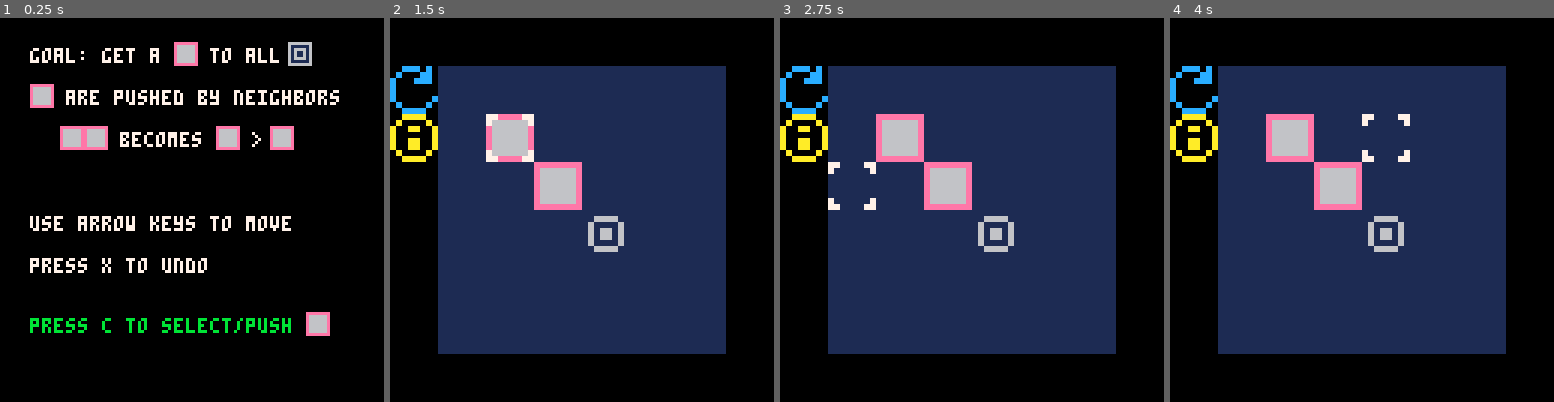
Above: before the commit, frames 1-4 (left to right).
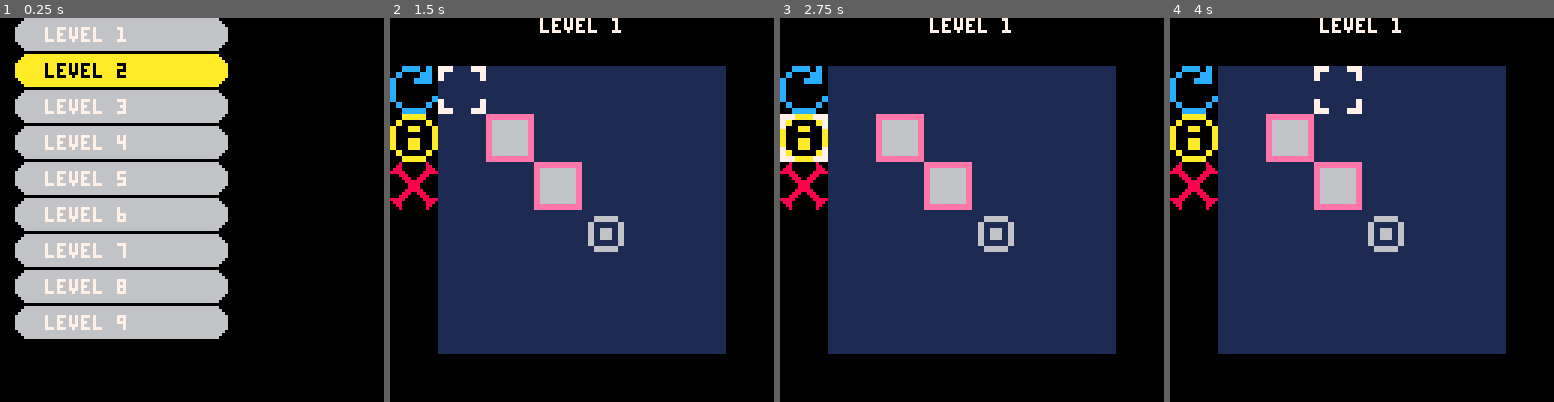
Above: after the commit, the same moments.

Repository: apineapple/tactic-toe
Game: PICO-8 cartridge puzzle.p8
Two runs of this game, one before a commit and one after it. Both use one fixed random seed, a clock stepped at 60 frames per second and the inputs below.
Inputs:
- Up to frame 1 (0.25 s): no input
- Up to frame 2 (1.5 s): tap O (Z key) at 0.33, 0.7, 1.43 s; tap X (X key) at 1.07 s
- Up to frame 3 (2.75 s): hold Left 1.97-2.37 s; tap X (X key) at 2.07, 2.4, 2.73 s; tap O (Z key) at 2.22 s; hold Down from 2.42 s (still down)
- Up to frame 4 (4 s): release Down at 2.82 s; hold Right 2.87-3.53 s; tap X (X key) at 3.07, 3.4, 3.73 s; tap O (Z key) at 3.1, 3.98 s; hold Up from 3.58 s (still down)

The runs differ from the first frame. In frame 1, 44% of the frame differs, in the area x 3-89%, y 0-84%; in frame 2, 1.5%; in frame 3, 1.5%; in frame 4, 1.5%.

Commit message:
Add files via upload

Diff:
--- a/puzzle.p8
+++ b/puzzle.p8
@@ -28,7 +28,7 @@
 	{{2,5},{3,4},{4,4},{5,5}},
 	{{3,3},{3,4},{4,4},{4,5}},
 	{{2,2},{2,3},{2,4},{3,3},{4,3,1}},
-	{{6,4},{7,4},{6,3},{4,3},{2,2}},
+	{{6,4},{7,4,1},{6,3},{4,3},{2,2}},
 	{{3,3},{3,4},{3,5},{4,3}},
 	{{1,2},{2,2},{1,3},{2,3},{3,3},{5,3},{4,4},{5,4,1},{5,5,1}},
 	{{1,1},{5,1},{1,2},{2,2},{4,2},{5,2}},
@@ -74,12 +74,13 @@
 	}
 
 cf=1 -- cursor flashing
-tutorial=0 -- info screen flag
+mode="select" -- info screen flag
 sx=0 sy=0 -- stored x/y for lock
 lock = 0 -- locked on block flag
 gf = 2 -- goal flashing
 x=16 y=16 -- position (in tiles)
 t=0 -- timer
+myl=1 --levels cleared
 ml=#b+1 -- max level+1
 re={} -- restart
 un={} -- undo
@@ -91,42 +92,66 @@
 end
 
 function _draw()
-	if (tutorial==0) then
+	if (mode=="select") then
+		cls()
+		for i=0, min(8,ml-l+2) do
+			c={6,7}
+			if(l%8==i) c={10,0}
+			circfill(10,i*12+5,5,c[1])
+			circfill(70,i*12+5,5,c[1])
+			rectfill(10,i*12,70,i*12+10,c[1])
+			color(c[2])
+			print("level "..l+i,15,i*12+3)
+		end
+
+	elseif (mode=="tutorial") then
 		tutorial_design()
 	elseif(l==ml) then
-		poke(0x5f2c,0)
 		cls()
 		print("yow win!", 0, 10)
 	else
 		cls()
 		map()
-		poke(0x5f2c,3)
+		color(7)
+		print("level "..l, 50, 0)
 
 		-- goal sprite
 		for i=1, #g[l] do
-			spr(gf,g[l][i][1]*8,g[l][i][2]*8)
+			spr(gf,g[l][i][1]*16,g[l][i][2]*16)
+			spr(gf,g[l][i][1]*16+8,g[l][i][2]*16,1,1,true,false)
+			spr(gf,g[l][i][1]*16,g[l][i][2]*16+8,1,1,false,true)
+			spr(gf,g[l][i][1]*16+8,g[l][i][2]*16+8,1,1,true,true)
 		end
 
 		-- block sprite
 		for i=1, #b[l] do
 			bbl=5
-			if(sx/8==b[l][i][1] and sy/8==b[l][i][2]) then
+			if(sx/16==b[l][i][1] and sy/16==b[l][i][2]) then
 				bbl=12 -- lock
 			elseif(#b[l][i]==3 and b[l][i][3]==1) then
 				bbl=13 -- stone
 			end
-			spr(bbl,b[l][i][1]*8,b[l][i][2]*8)
+			spr(bbl,b[l][i][1]*16,b[l][i][2]*16)
+			spr(bbl,b[l][i][1]*16+8,b[l][i][2]*16,1,1,true,false)
+			spr(bbl,b[l][i][1]*16,b[l][i][2]*16+8,1,1,false,true)
+			spr(bbl,b[l][i][1]*16+8,b[l][i][2]*16+8,1,1,true,true)
 		end
 
 		-- yellow dots
 		if (lock==1) then
 			for i = 1,#a do
 				if(a[i][1]!=0 and a[i][1]!=0) then
-					spr(11,a[i][1]*8,a[i][2]*8)
+					spr(11,a[i][1]*16,a[i][2]*16)
+					spr(11,a[i][1]*16+8,a[i][2]*16,1,1,true,false)
+					spr(11,a[i][1]*16,a[i][2]*16+8,1,1,false,true)
+					spr(11,a[i][1]*16+8,a[i][2]*16+8,1,1,true,true)
 				end
 			end
 		end
-		cursor = spr(cf,x,y)
+		spr(cf,x,y)
+		spr(cf,x+8,y,1,1,true,false)
+		spr(cf,x,y+8,1,1,false,true)
+		spr(cf,x+8,y+8,1,1,true,true)
 	end
 end
 
@@ -150,6 +175,8 @@
 		if (l==ml) then
 			return
 		end
+			x=g[l][1][1]*16
+			y=g[l][1][2]*16
 			re={}
 			un={}
 			for i=1,#b[l] do
@@ -167,11 +194,14 @@
 	end
 
 	--movement not locked
-	if (lock == 0) then
-		if (btnp(⬅️) and (x/8>1 or (x/8==1 and y/8<3))) x-=8
-		if (btnp(➡️) and x/8!=6) x+=8
-		if (btnp(⬆️) and y/8!=1) y-=8
-		if (btnp(⬇️) and ((y/8<6 and x/8>0) or y/8<2)) y+=8
+	if(mode=="select") then
+		if (btnp(⬆️) and l-1!=0) l-=1
+		if (btnp(⬇️) and l+1!=ml) l+=1
+	elseif (lock == 0) then
+		if (btnp(⬅️) and (x/16>1 or (x/16==1 and y/16<4))) x-=16
+		if (btnp(➡️) and x/16!=6) x+=16
+		if (btnp(⬆️) and y/16!=1) y-=16
+		if (btnp(⬇️) and ((y/16<6 and x/16>0) or y/16<3)) y+=16
 
 		if (btnp(⬅️) or btnp(➡️) or btnp(⬆️) or btnp(⬇️)) then
 			if (gf==2) then gf = 3
@@ -183,12 +213,12 @@
 	else
 		gf=2
   		rx=x ry=y
-		if (btnp(⬆️)) ry=y-8
-		if (btnp(⬅️)) rx=x-8
-		if (btnp(➡️)) rx=x+8
-		if (btnp(⬇️) ) ry=y+8
-
-		if((sx/8!=1 and rx==sx-8)or(rx==sx)or(sx/8!=6 and rx==sx+8))and((sy/8!=1 and ry==sy-8)or(ry==sy)or(sy/8!=6 and ry==sy+8)) then
+		if (btnp(⬆️)) ry=y-16
+		if (btnp(⬅️)) rx=x-16
+		if (btnp(➡️)) rx=x+16
+		if (btnp(⬇️) ) ry=y+16
+
+		if((sx/16!=1 and rx==sx-16)or(rx==sx)or(sx/16!=6 and rx==sx+16))and((sy/16!=1 and ry==sy-16)or(ry==sy)or(sy/16!=6 and ry==sy+16)) then
 			x=rx y=ry
 		end
 
@@ -205,20 +235,261 @@
 
 	--undo
 	if (btnp(5)) then
-			if(#un>0) then
-					b[l][un[#un][3]][1]=un[#un][1]
-					b[l][un[#un][3]][2]=un[#un][2]
-					deli(un,#un)
-					cf=1
-					lock=0
-					sx=-1 sy=-1
-			end
+			press_x()
 	end
 
 	--select
 	if (btnp(4)) then
-		if(tutorial==0)then
-			tutorial=1
+		press_c()
+end
+
+
+--reg block behavior
+function arrows()
+
+	two=0
+	-- top left
+	if x/16!=1 and y/16!=1 then
+		for i = 1,#b[l] do
+			tx=b[l][i][1]*16
+			ty=b[l][i][2]*16
+
+			if x-16==tx and y-16==ty then
+				two = 0
+				break
+			elseif x+16==tx and y+16==ty then
+				two=2
+			elseif x+16==tx and y==ty then
+				two+=1
+			elseif x==tx and y+16==ty then
+				two+=1
+			end
+		end
+		if (two>=2) then
+			a[1][1]=(x-16)/16
+			a[1][2]=(y-16)/16
+		end
+	end
+
+	two=0
+	-- top middle
+	if y/16!=1 then
+		for i = 1,#b[l] do
+			tx=b[l][i][1]*16
+			ty=b[l][i][2]*16
+
+			if x==tx and y-16==ty then
+				two=0
+				break
+			elseif x==tx and y+16==ty then
+				two=2
+			elseif x-16==tx and y+16==ty then
+				two+=1
+			elseif x+16==tx and y+16==ty then
+				two+=1
+			end
+		end
+		if (two>=2) then
+			a[2][1]=x/16
+			a[2][2]=(y-16)/16
+		end
+	end
+
+	two=0
+	-- top right
+	if x/16!=6 and y/16!=1 then
+		for i = 1,#b[l] do
+			tx=b[l][i][1]*16
+			ty=b[l][i][2]*16
+
+			if x+16==tx and y-16==ty then
+				two = 0
+				break
+			elseif x-16==tx and y+16==ty then
+				two=2
+			elseif x-16==tx and y==ty then
+				two+=1
+			elseif x==tx and y+16==ty then
+				two+=1
+			end
+		end
+		if (two>=2) then
+			a[3][1]=(x+16)/16
+			a[3][2]=(y-16)/16
+		end
+	end
+
+	two=0
+	-- middle left
+	if  x/16!=1 then
+		for i = 1,#b[l] do
+			tx=b[l][i][1]*16
+			ty=b[l][i][2]*16
+
+			if x-16==tx and y==ty then
+				two = 0
+				break
+			elseif x+16==tx and y==ty then
+				two=2
+			elseif x+16==tx and y-16==ty then
+				two+=1
+			elseif x+16==tx and y+16==ty then
+				two+=1
+			end
+		end
+		if (two>=2) then
+			a[4][1]=(x-16)/16
+			a[4][2]=y/16
+		end
+	end
+
+	two=0
+	-- middle right
+	if  x/16!=6 then
+		for i = 1,#b[l] do
+			tx=b[l][i][1]*16
+			ty=b[l][i][2]*16
+
+			if x+16==tx and y==ty then
+				two = 0
+				break
+			elseif x-16==tx and y==ty then
+				two=2
+			elseif x-16==tx and y-16==ty then
+				two+=1
+			elseif x-16==tx and y+16==ty then
+				two+=1
+			end
+		end
+		if (two>=2) then
+			a[5][1]=(x+16)/16
+			a[5][2]=y/16
+		end
+	end
+
+	two=0
+	-- bottom left
+	if  x/16!=1 and y/16!=6 then
+		for i = 1,#b[l] do
+			tx=b[l][i][1]*16
+			ty=b[l][i][2]*16
+
+			if x-16==tx and y+16==ty then
+				two = 0
+				break
+			elseif x+16==tx and y-16==ty then
+				two=2
+			elseif x==tx and y-16==ty then
+				two+=1
+			elseif x+16==tx and y==ty then
+				two+=1
+			end
+		end
+		if (two>=2) then
+			a[6][1]=(x-16)/16
+			a[6][2]=(y+16)/16
+		end
+	end
+
+	two=0
+	-- bottom middle
+	if  y/16!=6 then
+		for i = 1,#b[l] do
+			tx=b[l][i][1]*16
+			ty=b[l][i][2]*16
+
+			if x==tx and y+16==ty then
+				two = 0
+				break
+			elseif x==tx and y-16==ty then
+				two=2
+			elseif x-16==tx and y-16==ty then
+				two+=1
+			elseif x+16==tx and y-16==ty then
+				two+=1
+			end
+		end
+		if (two>=2) then
+			a[7][1]=x/16
+			a[7][2]=(y+16)/16
+		end
+	end
+
+	two=0
+	-- bottom right
+	if  x/16!=6 and y/16!=6 then
+		for i = 1,#b[l] do
+			tx=b[l][i][1]*16
+			ty=b[l][i][2]*16
+
+			if x+16==tx and y+16==ty then
+				two = 0
+				break
+			elseif x-16==tx and y-16==ty then
+				two=2
+			elseif x-16==tx and y==ty then
+				two+=1
+			elseif x==tx and y-16==ty then
+				two+=1
+			end
+		end
+		if (two>=2) then
+			a[8][1]=(x+16)/16
+			a[8][2]=(y+16)/16
+		end
+	end
+end
+
+function tutorial_design()
+	cls()
+	color(7)
+	print("goal: get a bl to all g", 10, 10)
+	print("   are pushed by neighbors", 10, 24)
+	print("becomes    >",40,38)
+	print("use arrow keys to move", 10, 66)
+	print("press x to undo", 10, 80)
+	color(11)
+	print("press c to select/push", 10, 100)
+	spr(8,96,8)
+	spr(7,58,8)
+	spr(7,10,22)
+	spr(7,20,36)
+	spr(7,28,36)
+	spr(7,72,36)
+	spr(7,90,36)
+	spr(7,102,98)
+end
+
+function buttons()
+	--restart button
+	if(x/16==0 and y/16==1)then
+		for i=1,#b[l] do
+			b[l][i][1]=re[i][1]
+			b[l][i][2]=re[i][2]
+		end
+		cf=1
+		lock=0
+		sx=-1 sy=-1
+		return 1
+	--tutorial button
+	elseif(x/16==0 and y/16==2)then
+		mode="tutorial"
+		cf=1
+		lock=0
+		sx=-1 sy=-1
+		return 1
+	elseif(x/16==0 and y/16==3)then
+		mode="select"
+		cf=1
+		lock=0
+		sx=-1 sy=-1
+	end
+	return 0
+end
+
+function press_c()
+if(mode=="tutorial" or mode=="select")then
+			mode="level"
 			re={}
 			for i=1,#b[l] do
 				if(#b[l][i]==2) then
@@ -234,12 +505,12 @@
 			end
 		elseif (lock==1) then
 		 for j=1,#a do
-		 	if (x/8==a[j][1] and y/8==a[j][2]) then
+		 	if (x/16==a[j][1] and y/16==a[j][2]) then
 				 for i = 1,#b[l] do
-						if sx==b[l][i][1]*8 and sy==b[l][i][2]*8 then
+						if sx==b[l][i][1]*16 and sy==b[l][i][2]*16 then
 							add(un,{b[l][i][1],b[l][i][2],i})
-							b[l][i][1]=(x/8)
-							b[l][i][2]=(y/8)
+							b[l][i][1]=(x/16)
+							b[l][i][2]=(y/16)
 						end
 					end
 					break
@@ -250,7 +521,7 @@
 		else
 			if (buttons()!=1) then
 			for i = 1,#b[l] do
-				if (x==b[l][i][1]*8 and y==b[l][i][2]*8) then
+				if (x==b[l][i][1]*16 and y==b[l][i][2]*16 and #b[l][i]==2) then
 					lock=1
 					sx=x sy=y
 					a={{-1,-1},{-1,-1},{-1,-1},{-1,-1},{-1,-1},{-1,-1},{-1,-1},{-1,-1}}
@@ -265,244 +536,15 @@
 	end
 end
 
-
---reg block behavior
-function arrows()
-
-	two=0
-	-- top left
-	if x/8!=1 and y/8!=1 then
-		for i = 1,#b[l] do
-			tx=b[l][i][1]*8
-			ty=b[l][i][2]*8
-
-			if x-8==tx and y-8==ty then
-				two = 0
-				break
-			elseif x+8==tx and y+8==ty then
-				two=2
-			elseif x+8==tx and y==ty then
-				two+=1
-			elseif x==tx and y+8==ty then
-				two+=1
-			end
-		end
-		if (two>=2) then
-			a[1][1]=(x-8)/8
-			a[1][2]=(y-8)/8
-		end
-	end
-
-	two=0
-	-- top middle
-	if y/8!=1 then
-		for i = 1,#b[l] do
-			tx=b[l][i][1]*8
-			ty=b[l][i][2]*8
-
-			if x==tx and y-8==ty then
-				two=0
-				break
-			elseif x==tx and y+8==ty then
-				two=2
-			elseif x-8==tx and y+8==ty then
-				two+=1
-			elseif x+8==tx and y+8==ty then
-				two+=1
-			end
-		end
-		if (two>=2) then
-			a[2][1]=x/8
-			a[2][2]=(y-8)/8
-		end
-	end
-
-	two=0
-	-- top right
-	if x/8!=6 and y/8!=1 then
-		for i = 1,#b[l] do
-			tx=b[l][i][1]*8
-			ty=b[l][i][2]*8
-
-			if x+8==tx and y-8==ty then
-				two = 0
-				break
-			elseif x-8==tx and y+8==ty then
-				two=2
-			elseif x-8==tx and y==ty then
-				two+=1
-			elseif x==tx and y+8==ty then
-				two+=1
-			end
-		end
-		if (two>=2) then
-			a[3][1]=(x+8)/8
-			a[3][2]=(y-8)/8
-		end
-	end
-
-	two=0
-	-- middle left
-	if  x/8!=1 then
-		for i = 1,#b[l] do
-			tx=b[l][i][1]*8
-			ty=b[l][i][2]*8
-
-			if x-8==tx and y==ty then
-				two = 0
-				break
-			elseif x+8==tx and y==ty then
-				two=2
-			elseif x+8==tx and y-8==ty then
-				two+=1
-			elseif x+8==tx and y+8==ty then
-				two+=1
-			end
-		end
-		if (two>=2) then
-			a[4][1]=(x-8)/8
-			a[4][2]=y/8
-		end
-	end
-
-	two=0
-	-- middle right
-	if  x/8!=6 then
-		for i = 1,#b[l] do
-			tx=b[l][i][1]*8
-			ty=b[l][i][2]*8
-
-			if x+8==tx and y==ty then
-				two = 0
-				break
-			elseif x-8==tx and y==ty then
-				two=2
-			elseif x-8==tx and y-8==ty then
-				two+=1
-			elseif x-8==tx and y+8==ty then
-				two+=1
-			end
-		end
-		if (two>=2) then
-			a[5][1]=(x+8)/8
-			a[5][2]=y/8
-		end
-	end
-
-	two=0
-	-- bottom left
-	if  x/8!=1 and y/8!=6 then
-		for i = 1,#b[l] do
-			tx=b[l][i][1]*8
-			ty=b[l][i][2]*8
-
-			if x-8==tx and y+8==ty then
-				two = 0
-				break
-			elseif x+8==tx and y-8==ty then
-				two=2
-			elseif x==tx and y-8==ty then
-				two+=1
-			elseif x+8==tx and y==ty then
-				two+=1
-			end
-		end
-		if (two>=2) then
-			a[6][1]=(x-8)/8
-			a[6][2]=(y+8)/8
-		end
-	end
-
-	two=0
-	-- bottom middle
-	if  y/8!=6 then
-		for i = 1,#b[l] do
-			tx=b[l][i][1]*8
-			ty=b[l][i][2]*8
-
-			if x==tx and y+8==ty then
-				two = 0
-				break
-			elseif x==tx and y-8==ty then
-				two=2
-			elseif x-8==tx and y-8==ty then
-				two+=1
-			elseif x+8==tx and y-8==ty then
-				two+=1
-			end
-		end
-		if (two>=2) then
-			a[7][1]=x/8
-			a[7][2]=(y+8)/8
-		end
-	end
-
-	two=0
-	-- bottom right
-	if  x/8!=6 and y/8!=6 then
-		for i = 1,#b[l] do
-			tx=b[l][i][1]*8
-			ty=b[l][i][2]*8
-
-			if x+8==tx and y+8==ty then
-				two = 0
-				break
-			elseif x-8==tx and y-8==ty then
-				two=2
-			elseif x-8==tx and y==ty then
-				two+=1
-			elseif x==tx and y-8==ty then
-				two+=1
-			end
-		end
-		if (two>=2) then
-			a[8][1]=(x+8)/8
-			a[8][2]=(y+8)/8
-		end
-	end
-end
-
-function tutorial_design()
-	poke(0x5f2c,0)
-	cls()
-	color(7)
-	print("goal: get a bl to all g", 10, 10)
-	print("   are pushed by neighbors", 10, 24)
-	print("becomes    >",40,38)
-	print("use arrow keys to move", 10, 66)
-	print("press x to undo", 10, 80)
-	color(11)
-	print("press c to select/push", 10, 100)
-	spr(3,96,8)
-	spr(5,58,8)
-	spr(5,10,22)
-	spr(5,20,36)
-	spr(5,28,36)
-	spr(5,72,36)
-	spr(5,90,36)
-	spr(5,102,98)
-end
-
-function buttons()
-	--restart button
-	if(x/8==0 and y/8==1)then
-		for i=1,#b[l] do
-			b[l][i][1]=re[i][1]
-			b[l][i][2]=re[i][2]
-		end
-		cf=1
-		lock=0
-		sx=-1 sy=-1
-		return 1
-	--tutorial button
-	elseif(x/8==0 and y/8==2)then
-		tutorial=0
-		cf=1
-		lock=0
-		sx=-1 sy=-1
-		return 1
-	end
-	return 0
+function press_x()
+		if(#un>0) then
+			b[l][un[#un][3]][1]=un[#un][1]
+			b[l][un[#un][3]][2]=un[#un][2]
+			deli(un,#un)
+			cf=1
+			lock=0
+			sx=-1 sy=-1
+		end
 end
 
 
@@ -669,11 +711,16 @@
 
 __map__
 1215151515151526262626262626262600000000000000000000000000000000000000000000000000000000000000000000000000000000000000000000000000000000000000000000000000000000000000000000000000000000000000000000000000000000000000000000000000000000000000000000000000000000
-3104040404040415262626262626262600000000000000000000000000000000000000000000000000000000000000000000000000000000000000000000000000000000000000000000000000000000000000000000000000000000000000000000000000000000000000000000000000000000000000000000000000000000
-3004040404040415262626262626262600000000000000000000000000000000000000000000000000000000000000000000000000000000000000000000000000000000000000000000000000000000000000000000000000000000000000000000000000000000000000000000000000000000000000000000000000000000
-2504040404040415262626262626262600000000000000000000000000000000000000000000000000000000000000000000000000000000000000000000000000000000000000000000000000000000000000000000000000000000000000000000000000000000000000000000000000000000000000000000000000000000
-1504040404040415262626262626262600000000000000000000000000000000000000000000000000000000000000000000000000000000000000000000000000000000000000000000000000000000000000000000000000000000000000000000000000000000000000000000000000000000000000000000000000000000
-2304040404040415262626262626262600000000000000000000000000000000000000000000000000000000000000000000000000000000000000000000000000000000000000000000000000000000000000000000000000000000000000000000000000000000000000000000000000000000000000000000000000000000
-1504040404040415262626262626262600000000000000000000000000000000000000000000000000000000000000000000000000000000000000000000000000000000000000000000000000000000000000000000000000000000000000000000000000000000000000000000000000000000000000000000000000000000
-2615151515151526262626262626262600000000000000000000000000000000000000000000000000000000000000000000000000000000000000000000000000000000000000000000000000000000000000000000000000000000000000000000000000000000000000000000000000000000000000000000000000000000
-2626262626262626262626262626262600000000000000000000000000000000000000000000000000000000000000000000000000000000000000000000000000000000000000000000000000000000000000000000000000000000000000000000000000000000000000000000000000000000000000000000000000000000
+0606060606060606060606060606262600000000000000000000000000000000000000000000000000000000000000000000000000000000000000000000000000000000000000000000000000000000000000000000000000000000000000000000000000000000000000000000000000000000000000000000000000000000
+2223040404040404040404040404262600000000000000000000000000000000000000000000000000000000000000000000000000000000000000000000000000000000000000000000000000000000000000000000000000000000000000000000000000000000000000000000000000000000000000000000000000000000
+3233040404040404040404040404262600000000000000000000000000000000000000000000000000000000000000000000000000000000000000000000000000000000000000000000000000000000000000000000000000000000000000000000000000000000000000000000000000000000000000000000000000000000
+2021040404040404040404040404262600000000000000000000000000000000000000000000000000000000000000000000000000000000000000000000000000000000000000000000000000000000000000000000000000000000000000000000000000000000000000000000000000000000000000000000000000000000
+3031040404040404040404040404262600000000000000000000000000000000000000000000000000000000000000000000000000000000000000000000000000000000000000000000000000000000000000000000000000000000000000000000000000000000000000000000000000000000000000000000000000000000
+2425040404040404040404040404262600000000000000000000000000000000000000000000000000000000000000000000000000000000000000000000000000000000000000000000000000000000000000000000000000000000000000000000000000000000000000000000000000000000000000000000000000000000
+3435040404040404040404040404262600000000000000000000000000000000000000000000000000000000000000000000000000000000000000000000000000000000000000000000000000000000000000000000000000000000000000000000000000000000000000000000000000000000000000000000000000000000
+0606040404040404040404040404262600000000000000000000000000000000000000000000000000000000000000000000000000000000000000000000000000000000000000000000000000000000000000000000000000000000000000000000000000000000000000000000000000000000000000000000000000000000
+0006040404040404040404040404000000000000000000000000000000000000000000000000000000000000000000000000000000000000000000000000000000000000000000000000000000000000000000000000000000000000000000000000000000000000000000000000000000000000000000000000000000000000
+0006040404040404040404040404000000000000000000000000000000000000000000000000000000000000000000000000000000000000000000000000000000000000000000000000000000000000000000000000000000000000000000000000000000000000000000000000000000000000000000000000000000000000
+0006040404040404040404040404000000000000000000000000000000000000000000000000000000000000000000000000000000000000000000000000000000000000000000000000000000000000000000000000000000000000000000000000000000000000000000000000000000000000000000000000000000000000
+0000040404040404040404040404000000000000000000000000000000000000000000000000000000000000000000000000000000000000000000000000000000000000000000000000000000000000000000000000000000000000000000000000000000000000000000000000000000000000000000000000000000000000
+0000040404040404040404040404000000000000000000000000000000000000000000000000000000000000000000000000000000000000000000000000000000000000000000000000000000000000000000000000000000000000000000000000000000000000000000000000000000000000000000000000000000000000
Not shown, changed: 24 lines of the sprite sheet (__gfx__) section of puzzle.p8
